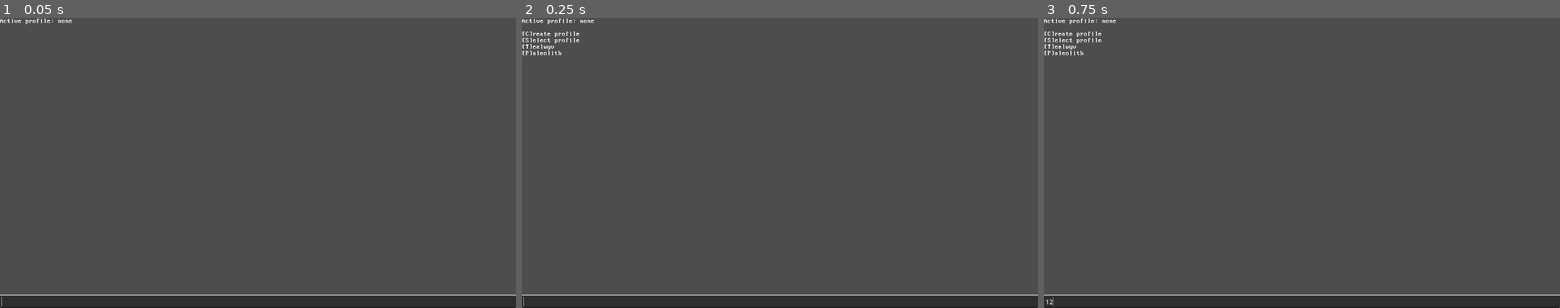
Above: before the commit, frames 1-3 (left to right).
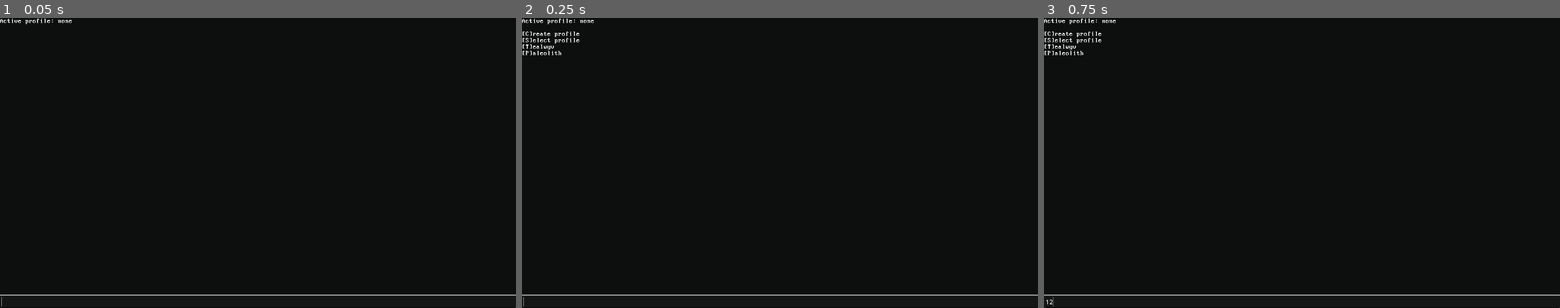
Above: after the commit, the same moments.

Repository: muraglim/proto-arch
Game: Godot game, scene res://core/main.tscn
The game is run twice, just before and just after one commit, with the same random seed, the same clock (stepped at 60 frames per second) and the same inputs.
Inputs (mouse positions are in pixels of both pictures, inside the frame that each line leads up to):
- Up to frame 1 (0.05 s): no input
- Up to frame 2 (0.25 s): no input
- Up to frame 3 (0.75 s): click (1302, 302) at 0.52 s; type "12" at 0.6 s

The runs differ from the first frame. In frame 1, 99% of the frame differs, in the area x 0-100%, y 0-100%; in frame 2, 99%; in frame 3, 99%.

Commit message:
feat(paleolith): asset animation skeleton
add frame-cycling animation to overlay Channel on flint gather success.
animation sequencing lives in PaleolithMedium via Tween, consistent
with existing typewriter pattern. Channel unchanged.

- PaleolithMedium: show_animated_overlay(), _kill_animation_tween(),
  animation_complete signal
- PaleolithHubLens: GATHER_ANIMATING state blocks input during animation;
  transitions to GATHER_RESULT on animation_complete
- dep_ledger: wire animation_complete -> _on_animation_complete
- PaleolithAssetLedger: flint_animation_frames stub (3 placeholder frames)

deferred: perception-gated frame count, variable cadence, quality tier
frame selection, full ledger population with generated asset variants.

Diff:
--- a/channels/console_channel.gd
+++ b/channels/console_channel.gd
@@ -4,10 +4,16 @@
 @onready var output: RichTextLabel = $MarginContainer/VBoxContainer/Output
 @onready var input: LineEdit = $MarginContainer/VBoxContainer/Input
 @onready var overlay_layer: CanvasLayer = $OverlayLayer
-@onready var overlay_label: Label = $OverlayLayer/OverlayPanel/CenterContainer/OverlayLabel
+@onready var overlay_label: RichTextLabel = $OverlayLayer/OverlayPanel/CenterContainer/OverlayLabel
 
 func channel_init() -> void:
+	if not is_node_ready():
+		await ready
 	set_anchors_and_offsets_preset(Control.PRESET_FULL_RECT)
+	var font_uid = Firm.get_value("uid_ledger", "perfect_dos_vga_437")
+	var font = load(font_uid)
+	overlay_label.add_theme_font_override("font", font)
+	overlay_label.add_theme_font_size_override("font_size", 6)
 	input.grab_focus()
 	input.text_submitted.connect(_on_text_submitted)
 
--- a/channels/console_channel.tscn
+++ b/channels/console_channel.tscn
@@ -51,7 +51,13 @@
 grow_horizontal = 2
 grow_vertical = 2
 
-[node name="OverlayLabel" type="Label" parent="OverlayLayer/OverlayPanel/CenterContainer" unique_id=1837808770]
+[node name="OverlayLabel" type="RichTextLabel" parent="OverlayLayer/OverlayPanel/CenterContainer" unique_id=700532320]
 layout_mode = 2
-theme_override_fonts/font = ExtResource("3_l6l33")
-theme_override_font_sizes/font_size = 8
+theme_override_fonts/normal_font = ExtResource("3_l6l33")
+theme_override_fonts/mono_font = ExtResource("3_l6l33")
+theme_override_font_sizes/normal_font_size = 10
+theme_override_font_sizes/mono_font_size = 10
+bbcode_enabled = true
+fit_content = true
+scroll_active = false
+autowrap_mode = 0
--- a/ledgers/dep_ledger.gd
+++ b/ledgers/dep_ledger.gd
@@ -213,6 +213,7 @@
 				"wires": [
 					{"case": "call", "method": "set_channel", "target": "console_channel"},
 					{"case": "call", "source": "self", "method": "set_medium", "target": "paleolith_medium"},
+					{"case": "signal", "signal": "animation_complete", "target": "self", "method": "_on_animation_complete"},
 				]
 			},
 			{
--- a/ledgers/paleolith/paleolith_asset_ledger.gd
+++ b/ledgers/paleolith/paleolith_asset_ledger.gd
@@ -5,46 +5,47 @@
 	data = {
 		"flints": [
 			{
-				"id": "flint_1",
+				"id": "flint_3",
 				"text": """
-                         ░░░
-                      ░░░▒▒▒▒▒
-                     ░░▒▒▒▓▓▓▓▓▒▒
-                  ░░░▒▒▓▓▓▓▓▓▓▓▓▓▒
-                ░░░▒▒▓▓▓▓▓▓▓▓▓▓▓▒
-              ░░░░▒▓▓▓▓▓▓▓▓▓▓▓▒
-             ░░░░▒▓▓▓▓▓▓▓▓▓▓▓▒
-           ░░░░░▒▓▓▓▒▒▓▓▓▓▓░░
-          ░░░░░▒▒▓▓▓▓▓▓▓▒░░
-         ░░░░▒▒▓▓▓▓▓▓▓▓▓▓▓▒▒▒
-        ░░░░▒▒▓▓▓▓▓▓▓▓▓▓▒▒▒▒▒
-       ░░░▒▒▒▓▓▓▓▓▓▓▓▓▓▓▒▒░▒▒▒
-      ░░░▒▒▓▓▓▓▓▓▓▓▓▓▒▒▒▒▒░▒▒▒▒░
-     ░░▒▓▒░▒▓▓▓▓▓▓▓▓▓▒▒▒▒▒▒▒▒▒░
-      ░▒▒▒▒▒▓▓▓▓▓▓▒▒▒▒▒▒▒▒░
-            ░▒▒▒▒▒▒▒▒▒▒▒▒
-                 ░░░░░
-"""
-			},
-			{
-				"id": "flint_2",
-				"text": """
-           ▒▒▒▒▒▒▒▒▒▒▒▒▒▒
-      ▒▒▒▒▒▒▒▒▒▒▒▒▒▒▒▒▒▒▒▒▒▒▒▒▒
-   ▒▒▒▒▒▒▒▒▒▒▒▒▒▒▒▒▒▒▒▒▒▒▒▒▒▒▒▒▒▒▒▒▒▒
-  ▒▒▒▒▒▓▓▓▓▓▓▓▓▓▓▓▓▒▒▒▒▒▒▒▒▒▒▒▒▒▒░▒▒▒▒▒
- ▒▒▒▒▓▓▓▓▓▓▓▓▒▓▓▓▓▓▓▓▒▒▒▒▒▒▒▒▒▒░▒▒▒░▒▒▒
-▒▒▒▓▓▓▓▓▓▓▓▓▓▓▓▓▓▓▓▒▓▒▒░▒░▒░▒░▒▒░▒▒▒▒▒▒
- ▒▓▓▓▓▓▓▓▓▓▓▓▓▓▓▓▓▓▓▒▒▒▒▒▒▒▒▒▒▒▒▒▒▒▒▒▒
-    ▒▒▓▓▓▓▓▓▓▓▓▓▓▓▓▓▓▒▒▒▒▒▒▒▒▒▒▒▒▒▒▒▒▒
-       ▒▓▒▓▓▓▓▓▓▓▓▒▓▓▒▒▒▒▒▒▒▒░▒░▒▒▒▒▒▒
-        ▓▓▓▒▓▓▓▓▓▓▓▓▓▒▒▒░▒▒▒▒▒▒▒▒▒▒▒▒
-         ▒▓▓▓▓▓▓▓▓▓▓▒▒░▒▒▒░▒░▒░▒▒▒▒
-           ▒▓▓▓▓▓▓▓▒▒▒▒▓▓▓▓▓▓▓▓▒▒▒
-             ▒▓▓▓▓▒▒▓▓▓▓▓▓▓▓▓▓▒
-              ▒▓▓▒▓▓▓▓▒▒▒▓▒▒▒
-                     ▒▒▒▒▒▒
+                           ≈[color=#e1cdab]≈[/color][color=#dbd4b7]≈[/color][color=#b6b0a0]≠≠[/color]
+                         ∞[color=#e6d2a4]≈[/color][color=#dbc296]≈[/color][color=#d3cbb4]≈[/color][color=#b6a793]≠[/color][color=#97917a]=[/color][color=#89867e]=÷[/color]
+                        [color=#e8e1c1]≈[/color][color=#d2be91]≠[/color][color=#ccc193]≠[/color][color=#dfd5bd]≈[/color][color=#b8ae9a]≠[/color][color=#968f7d]=[/color][color=#7a7869]÷[/color][color=#6b6758]÷[/color][color=#6a6657]÷[/color][color=#7c7b72]÷≠[/color]
+                       [color=#ece9d6]≈[/color][color=#d0ba8d]≠[/color][color=#e0cda4]≈[/color][color=#d0c3b1]≈[/color][color=#b0ab96]≠[/color][color=#928e7d]=[/color][color=#7d786c]÷[/color][color=#6e695b]÷[/color][color=#767163]÷[/color][color=#686252]×[/color][color=#63614f]×[/color][color=#5a5643]×[/color][color=#88877e]÷[/color]
+                      [color=#f1f5dd]∞[/color][color=#dbca97]≈[/color][color=#cebe93]≠[/color][color=#d0c3a7]≠[/color][color=#b1a993]≠[/color][color=#928c7c]=[/color][color=#797468]÷[/color][color=#6e6b61]÷[/color][color=#716c60]÷[/color][color=#615c50]÷[/color][color=#5e5548]×[/color][color=#605f56]×[/color][color=#544d42]×[/color][color=#4b4a34]×[/color][color=#838279]÷≠[/color]
+                    ∞∞[color=#d5b782]≠[/color][color=#c6b58f]≠[/color][color=#e3dcbf]≈[/color][color=#bdb9a4]≠[/color][color=#8f8878]÷[/color][color=#797264]÷[/color][color=#777067]÷[/color][color=#5d534b]×[/color][color=#615a4f]×[/color][color=#655d52]×[/color][color=#767465]×[/color][color=#5e5e50]÷[/color][color=#656457]×[/color][color=#514e46]-[/color][color=#393930]-[/color][color=#3a3b34]-[/color][color=#9a9a98]÷[/color]
+                   ∞[color=#f3ddb9]≈[/color][color=#cfba84]≠[/color][color=#d1bd8f]≠[/color][color=#c4bfa8]≠[/color][color=#97917c]=[/color][color=#857f6d]÷[/color][color=#686252]÷[/color][color=#635e52]÷[/color][color=#636055]÷[/color][color=#626257]÷[/color][color=#69695e]÷[/color][color=#5b5b50]×[/color][color=#5f5e53]×[/color][color=#525148]×[/color][color=#3c3b32]-[/color][color=#313028]-[/color][color=#4d4e47]-[/color][color=#32332c]-[/color][color=#3f3e3a]-[/color][color=#a2a39e]÷[/color]
+                 ∞[color=#dcd0b4]≈[/color][color=#dbcf9d]≈[/color][color=#c6b07f]≠[/color][color=#e5d6b4]≈[/color][color=#bcbea4]≠[/color][color=#8d907f]÷[/color][color=#7e7f6e]÷[/color][color=#a2a393]=[/color][color=#625f54]÷[/color][color=#66635b]÷[/color][color=#565349]×[/color][color=#5e5c4f]÷[/color][color=#5d5b4c]×[/color][color=#4f4c42]×[/color][color=#47473e]-[/color][color=#67665d]-[/color][color=#3f3e36]-[/color][color=#585750]-[/color][color=#302f2b]-[/color][color=#44423e]×[/color][color=#35342b]-[/color][color=#4f5049]×[/color]
+               ∞[color=#ede9c8]∞[/color][color=#e8d2b3]≈[/color][color=#e2cf9f]≠[/color][color=#c5b079]≠[/color][color=#c0b899]≠[/color][color=#c6bea8]≠[/color][color=#8b8678]÷[/color][color=#787969]÷[/color][color=#6d6d5d]÷÷[/color][color=#666359]÷[/color][color=#5e5b53]×[/color][color=#4e4a42]×[/color][color=#565347]×[/color][color=#5f5d4e]×[/color][color=#4b493e]-[/color][color=#35342d]-[/color][color=#34362e]-[/color][color=#3a3b34]-[/color][color=#3e3d36]-[/color][color=#3d3c35]-[/color][color=#53544d]÷[/color][color=#8c8c88]÷[/color]
+              ∞[color=#e6d7b5]≈[/color][color=#d6c290]≈[/color][color=#cfbd91]≠[/color][color=#beac7e]≠[/color][color=#e5d9c0]≠[/color][color=#aaa78f]≠[/color][color=#9b9985]÷[/color][color=#777266]÷[/color][color=#6e6c5f]÷[/color][color=#656457]÷[/color][color=#626255]×[/color][color=#58584a]÷[/color][color=#5b5b4e]×[/color][color=#626257]×[/color][color=#625f54]×[/color][color=#5a5a4e]×[/color][color=#535249]-[/color][color=#3e3f36]-[/color][color=#33342d]-[/color][color=#363730]-[/color][color=#393832]-[/color][color=#454541]××[/color]
+             ∞[color=#e2cfac]≈[/color][color=#d6bd96]≠[/color][color=#e2d1a9]≠[/color][color=#d8c082]≠[/color][color=#d2c7ab]≈[/color][color=#b0ab94]=[/color][color=#818171]÷[/color][color=#7a7a6a]÷[/color][color=#817f70]÷[/color][color=#716f5f]÷[/color][color=#6a6858]÷[/color][color=#6c6a5b]÷[/color][color=#545144]×[/color][color=#59594b]×[/color][color=#46483a]×[/color][color=#3f4135]-[/color][color=#44433a]-[/color][color=#3e3d36]-[/color][color=#504e48]-[/color][color=#3f4039]-[/color][color=#3f4037]×[/color][color=#3f3e38]-[/color]
+            ∞[color=#c5b280]≠[/color][color=#d6bc87]≠[/color][color=#d4b788]≠[/color][color=#d2b475]≠[/color][color=#ead9b3]∞[/color][color=#b3ad98]÷[/color][color=#8b8575]÷[/color][color=#737162]÷[/color][color=#757364]÷[/color][color=#6b685c]÷[/color][color=#5d5a4e]×[/color][color=#6b685c]×[/color][color=#5c5849]×[/color][color=#524d3f]-[/color][color=#565445]-[/color][color=#424138]-[/color][color=#3f3e3a]-[/color][color=#3b3935]-[/color][color=#393832]-[/color][color=#393a33]-[/color][color=#4f5049]-[/color][color=#62635c]×[/color]
+           ∞[color=#e0d1af]≠[/color][color=#d5caa0]≈[/color][color=#e3ca90]≠[/color][color=#dfb777]≠[/color][color=#d0c4ab]≠[/color][color=#c1b9a5]≠[/color][color=#8d8b7b]÷[/color][color=#6a6657]÷[/color][color=#676256]÷[/color][color=#656155]×[/color][color=#555247]×[/color][color=#656258]÷[/color][color=#5a5a4e]×[/color][color=#5f5f51]×[/color][color=#38352a]-[/color][color=#36352e]-[/color][color=#383731]-[/color][color=#32342a]-[/color][color=#3b3d35]-[/color][color=#3f4039]-[/color][color=#42443c]-[/color][color=#565752]×[/color][color=#72736e]÷[/color]
+           ≈[color=#d6c091]≠[/color][color=#d8c59e]≈[/color][color=#e1d7b6]≈[/color][color=#e2d9bc]≈[/color][color=#bdb39d]=[/color][color=#8a8471]÷[/color][color=#737064]÷[/color][color=#645f53]×[/color][color=#615c50]×[/color][color=#615b52]÷[/color][color=#5e5b51]×[/color][color=#5f5c52]×[/color][color=#5f5e53]×[/color][color=#434237]-[/color][color=#5f5e55]-[/color][color=#383731]-[/color][color=#42403a]-[/color][color=#41423b]-[/color][color=#363730]-[/color][color=#41423b]×[/color][color=#3e3f38]×[/color][color=#555651]+[/color]
+         ∞[color=#f6e8cd]≈[/color][color=#e7d8a9]≈[/color][color=#e2d1a9]≠[/color][color=#e7d2aa]≠[/color][color=#eddfc9]≈[/color][color=#c9c2ab]≠[/color][color=#9a917d]÷[/color][color=#787463]÷[/color][color=#625f52]÷[/color][color=#635e52]÷[/color][color=#575249]×[/color][color=#5b584d]×[/color][color=#5d5a4e]÷[/color][color=#524c43]÷[/color][color=#504d43]-[/color][color=#45443b]-[/color][color=#696862]-[/color][color=#3f3e38]-[/color][color=#44433c]-[/color][color=#4e4d49]-[/color][color=#44443f]-[/color][color=#73746d]×[/color]
+        ≈[color=#d8c494]≠[/color][color=#e3cd9e]≠[/color][color=#d5c491]≈[/color][color=#dbcaa4]≈[/color][color=#c8b98a]≈[/color][color=#cbbca6]≠[/color][color=#aba38f]=[/color][color=#757062]÷[/color][color=#6c6557]×[/color][color=#6c685a]×[/color][color=#646155]×[/color][color=#525347]×[/color][color=#5b584b]×[/color][color=#7d7966]÷[/color][color=#5a5645]-[/color][color=#424138]-[/color][color=#3f3e38]-[/color][color=#44433a]×[/color][color=#47493d]-[/color][color=#3a3d37]×[/color][color=#63675a]÷[/color][color=#7e8074]-[/color]
+       ∞[color=#d8ca9f]≠[/color][color=#dac291]≠[/color][color=#dbc594]≠[/color][color=#c8b17e]≠[/color][color=#decd9d]≈[/color][color=#cbbe99]≠[/color][color=#aea790]=[/color][color=#898776]÷[/color][color=#6f6d60]÷[/color][color=#635e54]×[/color][color=#666453]×[/color][color=#5b584b]×[/color][color=#5b5a52]×[/color][color=#555343]×[/color][color=#393725]-[/color][color=#3b3830]-[/color][color=#3a3b34]-[/color][color=#515143]×[/color][color=#515047]÷[/color][color=#484a40]=[/color][color=#898d85]÷[/color][color=#a4a79f]÷[/color][color=#585956]÷[/color]
+       [color=#e0d1a4]≈[/color][color=#e0c696]≈[/color][color=#d2ba87]≠[/color][color=#c4ac79]≠[/color][color=#d5bd8d]≠[/color][color=#c3b58e]≠[/color][color=#dbcdb2]=[/color][color=#8b8573]÷[/color][color=#7a776b]÷[/color][color=#5a5a4c]×[/color][color=#666359]÷[/color][color=#656258]×[/color][color=#5c5a4a]×[/color][color=#4b4a38]×[/color][color=#514f40]×[/color][color=#393a2a]-[/color][color=#2d2d1d]-[/color][color=#5a5a4c]-[/color][color=#666453]×[/color][color=#68675e]-[/color][color=#8c8d86]×[/color][color=#6f7069]×[/color][color=#565750]-÷≠[/color]
+      ∞[color=#dbcfa8]≈[/color][color=#dbc79e]≠[/color][color=#cbb884]≈[/color][color=#d1bd91]≈[/color][color=#e5d2b2]≈[/color][color=#cbc8ae]≠[/color][color=#9e9b88]÷[/color][color=#737160]÷[/color][color=#6d6b5c]÷[/color][color=#625e56]×[/color][color=#5d5a50]÷[/color][color=#5c594e]×[/color][color=#59564e]×[/color][color=#5b5a52]×[/color][color=#54534b]×[/color][color=#37362d]-[/color][color=#3f3e36]-[/color][color=#3c392f]-[/color][color=#464336]-[/color][color=#393832]-[/color][color=#474745]-[/color][color=#4a4942]-[/color][color=#313126]-[/color][color=#454539]-÷≠[/color]
+      [color=#e9e0cf]≈[/color][color=#d3bb7f]≠[/color][color=#dcc387]≈[/color][color=#c5ab7d]≠[/color][color=#d5c7a3]≠[/color][color=#b1aa8d]≠[/color][color=#938f7c]÷[/color][color=#7b7968]÷[/color][color=#6f6a5c]÷[/color][color=#635e52]÷[/color][color=#5f5d59]×[/color][color=#67665d]×[/color][color=#5d5a4e]×[/color][color=#625f52]×[/color][color=#504e3f]×[/color][color=#59594b]×[/color][color=#3f3e3a]-[/color][color=#6e6c68]-[/color][color=#47473e]-[/color][color=#5a5854]×[/color][color=#4e4e43]-[/color][color=#464541]-[/color][color=#404035]-[/color][color=#4a473d]×[/color][color=#55514d]×[/color][color=#635f4e]×[/color][color=#b0b1aa]÷[/color]
+     ∞[color=#e7dab7]≈[/color][color=#e3d2ae]≈[/color][color=#ddce9d]≈[/color][color=#dbccad]≈[/color][color=#b7b397]≠[/color][color=#abaa93]=[/color][color=#837e6e]÷[/color][color=#6f6a5c]÷[/color][color=#686355]×[/color][color=#615c50]×[/color][color=#5c5c53]×[/color][color=#5f5e53]×[/color][color=#58584a]×[/color][color=#4d4d40]×[/color][color=#525244]×[/color][color=#4d4d42]-[/color][color=#313229]-[/color][color=#292a21]-[/color][color=#3f4039]-[/color][color=#55574b]-[/color][color=#3e3e30]-[/color][color=#4a4844]×[/color][color=#525244]×[/color][color=#565349]×[/color][color=#56534b]×[/color][color=#5b5648]×[/color][color=#6d6a60]÷[/color]
+     [color=#f1e9d3]∞[/color][color=#ddcfb4]≈[/color][color=#dcd2ac]≈[/color][color=#e3daab]≈[/color][color=#cccba9]≠[/color][color=#b7b49a]≠[/color][color=#8b8573]=[/color][color=#736f63]÷[/color][color=#666457]×[/color][color=#5b584b]×[/color][color=#5b584d]×[/color][color=#5e5a57]-[/color][color=#4e4c3c]×[/color][color=#545048]×[/color][color=#5b5751]×[/color][color=#494542]-[/color][color=#37362d]-[/color][color=#3f3e36]-[/color][color=#4b4a41]-[/color][color=#4a4940]-[/color][color=#5a5a4c]-[/color][color=#474640]-[/color][color=#4b4a3f]×[/color][color=#55554c]×[/color][color=#57564b]×[/color][color=#58574c]×[/color][color=#545144]×[/color][color=#888680]×[/color]
+    ≈[color=#ddd2b1]≈[/color][color=#deceaf]≈[/color][color=#dedab7]≈[/color][color=#d3ceb5]≠[/color][color=#bab5ae]≠[/color][color=#a7a596]=[/color][color=#8e8a7b]÷[/color][color=#777266]÷[/color][color=#605e51]÷[/color][color=#5c594e]×[/color][color=#4a483b]-[/color][color=#4a473f]×[/color][color=#5a544d]×[/color][color=#52513f]-[/color][color=#464338]-[/color][color=#332f2a]-[/color][color=#31302a]-[/color][color=#313028]-[/color][color=#2e2d24]-[/color][color=#38382d]-[/color][color=#454539]-[/color][color=#4d4c44]×[/color][color=#55554c]×[/color][color=#58574e]×[/color][color=#57564b]÷×[/color][color=#5a5a4c]×[/color][color=#515143]÷=[/color]
+   [color=#f3eadb]≈[/color][color=#e3d6ad]≠[/color][color=#e1c998]≈[/color][color=#f0e2c7]≈[/color][color=#d5d2ba]≈[/color][color=#b8b4a1]≠[/color][color=#9c998c]=[/color][color=#8f8c80]÷[/color][color=#888579]÷[/color][color=#676556]÷[/color][color=#615d4c]×[/color][color=#494535]-[/color][color=#4b4638]×[/color][color=#544f45]×[/color][color=#555142]×[/color][color=#434230]-[/color][color=#343127]-[/color][color=#27261f]-[/color][color=#3d3e36]-[/color][color=#2d2f25]-[/color][color=#2f3027]-[/color][color=#3e3e30]-[/color][color=#3b3a2f]-[/color][color=#504f46]×[/color][color=#525148]×[/color][color=#717269]×[/color][color=#c4c5bc]=[/color][color=#5f5e53]÷[/color][color=#5e5e50]=[/color][color=#5d5f55]÷÷÷[/color]
+  ∞[color=#e0d098]≠[/color][color=#d1ba75]≠[/color][color=#d8c592]≈[/color][color=#dedabb]≠[/color][color=#c4c0ad]=[/color][color=#afab9a]÷[/color][color=#807e6e]÷[/color][color=#7a7869]÷[/color][color=#747263]÷[/color][color=#6f6a5c]÷[/color][color=#605c4b]×[/color][color=#474535]×[/color][color=#443e35]×[/color][color=#625d51]×[/color][color=#544e40]×[/color][color=#3d3730]-[/color][color=#2e2b23]-[/color][color=#322e29]-[/color][color=#333229]-[/color][color=#35342b]-[/color][color=#393930]-[/color][color=#47473a]×[/color][color=#454537]-[/color][color=#4a493e]-[/color][color=#5a5c50]×[/color][color=#71726b]÷[/color][color=#8d8e89]=[/color][color=#afafab]≠[/color][color=#8c8b87]÷[/color][color=#605f54]÷[/color][color=#66655c]÷[/color][color=#8d8c86]÷=[/color]
+  [color=#f4e7c7]≈[/color][color=#e2cd96]≈[/color][color=#dbc596]≈[/color][color=#e6d9c9]=[/color][color=#a09b8d]÷[/color][color=#777360]×[/color][color=#686451]×[/color][color=#686659]×[/color][color=#5b5b4e]×[/color][color=#6a6a5d]÷[/color][color=#636053]×[/color][color=#5e5c4d]÷[/color][color=#656356]×[/color][color=#525043]×[/color][color=#525041]×[/color][color=#595748]÷[/color][color=#2d2a20]-[/color][color=#3c3931]--[/color][color=#3f3e36]-[/color][color=#49463c]-[/color][color=#57544a]×[/color][color=#5e5c4f]×[/color][color=#434335]×[/color][color=#515143]××[/color][color=#60614e]×[/color][color=#898a85]÷[/color][color=#8e8f8a]÷[/color][color=#57564d]÷[/color][color=#676561]÷[/color][color=#6e6b63]÷[/color][color=#66655c]÷[/color][color=#8f8b7c]÷=[/color]
+≈≠[color=#e9d398]≠[/color][color=#e4d3b0]≠[/color][color=#d6cdc0]÷[/color][color=#6d6d5d]÷[/color][color=#686753]÷[/color][color=#605c49]÷[/color][color=#5a5643]×[/color][color=#565347]×[/color][color=#575749]××[/color][color=#5d5a50]×[/color][color=#625f54]÷[/color][color=#5b584d]÷[/color][color=#605e51]×[/color][color=#5b5648]×[/color][color=#6f6a5c]-[/color][color=#413c30]-[/color][color=#3e392d]-[/color][color=#545146]-[/color][color=#423f35]×[/color][color=#505042]÷[/color][color=#525244]×[/color][color=#565445]÷[/color][color=#5d5b4c]×[/color][color=#514f40]×[/color][color=#544f41]×[/color][color=#5c5847]×[/color][color=#acac9e]×[/color][color=#7a7a6a]÷[/color][color=#6e6c5d]×[/color][color=#5d5b4a]÷[/color][color=#676350]÷[/color][color=#706a5a]÷[/color][color=#8d8e7e]÷[/color]
+≈[color=#cdab65]≠[/color][color=#dac197]≠[/color][color=#bcb59e]÷[/color][color=#6e6f5c]÷[/color][color=#868777]÷[/color][color=#5b5947]≠[/color][color=#86826f]=[/color][color=#696552]=[/color][color=#585649]×[/color][color=#514f42]×[/color][color=#5c594c]÷[/color][color=#58554b]×[/color][color=#6c695f]÷[/color][color=#656356]×[/color][color=#595748]×[/color][color=#665f51]×[/color][color=#494537]-[/color][color=#424031]-[/color][color=#4a4839]×[/color][color=#514f42]-[/color][color=#4b4b3d]×[/color][color=#5e5e4e]×[/color][color=#686858]×[/color][color=#7a7869]×[/color][color=#595748]÷[/color][color=#504c3c]÷[/color][color=#524e3b]×[/color][color=#54503f]-[/color][color=#595446]×[/color][color=#5c5a48]÷[/color][color=#4b463a]×[/color][color=#6b685e]-[/color]
+[color=#dad2bb]≈[/color][color=#cec8a8]≠[/color][color=#beb9a2]÷[/color][color=#7d7767]÷[/color][color=#747462]=[/color][color=#8f8d7c]=[/color][color=#a69f8f]=[/color][color=#a49e87]÷[/color][color=#97917a]÷[/color][color=#625c4c]÷[/color][color=#6a655b]-[/color][color=#6a675c]×[/color][color=#63614f]×[/color][color=#656352]×[/color][color=#5a5645]×[/color][color=#605b4d]×[/color][color=#504738]-[/color][color=#494738]×[/color][color=#464737]-[/color][color=#4d4e3e]×[/color][color=#4c4c3e]×[/color][color=#58584a]×[/color][color=#5c5c4f]××[/color][color=#5f5d50]×[/color][color=#686659]÷[/color][color=#686755]×[/color][color=#6d6c56]×[/color][color=#504e3d]÷[/color][color=#5d5c48]÷[/color][color=#646251]-[/color]
+     [color=#89846a]=[/color][color=#9f9881]=[/color][color=#8c876e]÷[/color][color=#8a856b]×[/color][color=#524c38]÷[/color][color=#474334]÷[/color][color=#4d4a3d]×[/color][color=#504e3d]×[/color][color=#5b5746]-[/color][color=#5d5948]×[/color][color=#524e3d]-[/color][color=#4e4a3b]-[/color][color=#514f40]-[/color][color=#4b4b3b]×[/color][color=#505342]×[/color][color=#545746]×[/color][color=#59594b]×[/color][color=#5b5b4e]÷[/color][color=#5c5c4f]×[/color][color=#5f5f4f]÷[/color][color=#626353]×[/color][color=#5f5d4c]÷÷[/color][color=#6a6856]÷[/color]
+        [color=#524d41]÷[/color][color=#777362]÷[/color][color=#57543e]÷[/color][color=#615c45]÷[/color][color=#5a5442]÷[/color][color=#4e4c3c]÷[/color][color=#4d4e3a]÷[/color][color=#4b4b3b]×[/color][color=#444539]÷[/color][color=#46463b]×[/color][color=#545648]×[/color][color=#545746]×[/color][color=#585b4a]÷[/color][color=#5e5e50]×[/color][color=#5f5f51]÷[/color][color=#5e5e4e]×[/color][color=#606050]÷[/color][color=#616151]÷÷[/color][color=#6b6957]×[/color]
+           [color=#696650]÷[/color][color=#716953]÷[/color][color=#848167]÷[/color][color=#666551]÷[/color][color=#605e51]÷[/color][color=#6a6a5f]÷[/color][color=#68675e]÷[/color][color=#606050]÷[/color][color=#606052]÷[/color][color=#626255]÷[/color][color=#616153]÷[/color][color=#676759]÷[/color][color=#626353]÷[/color][color=#696a57]÷[/color][color=#656352]×[/color][color=#636452]÷÷[/color]
+              [color=#707063]=[/color][color=#90917c]=[/color][color=#757663]÷[/color][color=#737267]÷[/color][color=#717262]÷[/color][color=#6c6b60]÷[/color][color=#6e6d62]÷[/color][color=#6f6f61]=[/color][color=#6e6e60]÷[/color][color=#666453]=[/color][color=#5f5d4e]÷[/color][color=#5b5744]-[/color]
 """
 			},
 		],
+		"flint_animation_frames": [
+	"[color=#2a2a2a]≈≈≈  [stub: underexposed]  ≈≈≈[/color]",
+	"[color=#666666]≠≠≠  [stub: mid exposure]  ≠≠≠[/color]",
+	"[color=#cccccc]∞∞∞  [stub: exposed]  ∞∞∞[/color]",
+		],
 	}
--- a/ledgers/paleolith/paleolith_ledger.gd
+++ b/ledgers/paleolith/paleolith_ledger.gd
@@ -11,7 +11,7 @@
 
 		# fire
 		"fire_duration": 3.0,
-		"fire_base_success_rate": 0.65,
+		"fire_base_success_rate": 1,
 
 		"weather_table": [
 			{"weather": "clear",    "weight": 40.0, "temp_modifier":   5.0},
@@ -44,7 +44,7 @@
 		"gather_duration_scrubland": 2.0,
 		"gather_base_success_rate": 0.6,
 		# caps live here until upgrade mechanics warrant moving them to paleolith_store
-		"flint_cap": 10,
+		"flint_cap": 1000,
 		"tinder_cap": 5,
 
 		# typewriter dispatch — keyed by compose context_key, fallback to "default"
--- a/lenses/paleolith/paleolith_hub_lens.gd
+++ b/lenses/paleolith/paleolith_hub_lens.gd
@@ -6,6 +6,7 @@
 enum HubState {
 	HUB,
 	GATHERING,
+	GATHER_ANIMATING,
 	GATHER_RESULT,
 	FIRE_ATTEMPT,
 	FIRE_RESULT,
@@ -52,7 +53,7 @@
 	match state:
 		HubState.HUB:
 			_handle_hub(text.strip_edges().to_lower())
-		HubState.GATHERING, HubState.FIRE_ATTEMPT:
+		HubState.GATHERING, HubState.FIRE_ATTEMPT, HubState.GATHER_ANIMATING:
 			pass
 		HubState.GATHER_RESULT, HubState.FIRE_RESULT:
 			_handle_continue()
@@ -105,13 +106,16 @@
 		_request_compose()
 
 func _on_gather_succeeded(location: String, new_count: int) -> void:
-	state = HubState.GATHER_RESULT
 	var is_flint: bool = location == "riverbank"
 	var key: String = "paleolith_gather_success_flint" if is_flint else "paleolith_gather_success_tinder"
 	var cap: int = Firm.get_value("paleolith_ledger", "flint_cap" if is_flint else "tinder_cap")
 	_medium.compose(key, {"count": new_count, "cap": cap})
 	if is_flint:
-		_medium.show_overlay("flints")
+		state = HubState.GATHER_ANIMATING
+		var frames: Array = Firm.get_value("paleolith_asset_ledger", "flint_animation_frames", [])
+		_medium.show_animated_overlay(frames)
+	else:
+		state = HubState.GATHER_RESULT
 
 func _on_gather_failed(location: String) -> void:
 	state = HubState.GATHER_RESULT
@@ -128,6 +132,10 @@
 
 func _on_deity_revealed(deity: Dictionary) -> void:
 	_pending_deity = deity
+
+func _on_animation_complete() -> void:
+	if state != HubState.GATHER_ANIMATING: return
+	state = HubState.GATHER_RESULT
 
 func _request_compose() -> void:
 	if Guard.is_null_or_empty(_medium, name + ":_request_compose"): return
--- a/mediums/paleolith/paleolith_medium.gd
+++ b/mediums/paleolith/paleolith_medium.gd
@@ -3,9 +3,13 @@
 
 var _channel: ConsoleChannel = null
 var _type_tween: Tween = null
+var _animation_tween: Tween = null
+
+signal animation_complete
 
 func geist_shutdown() -> void:
 	_kill_tween()
+	_kill_animation_tween()
 	_log("geist_shutdown(): offline.")
 
 func set_channel(channel: ConsoleChannel) -> void:
@@ -32,6 +36,25 @@
 	if Guard.is_null_or_empty(_channel, name + ":hide_overlay"): return
 	_channel.hide_overlay()
 
+func show_animated_overlay(frames: Array, interval: float = 0.6) -> void:
+	if Guard.is_null_or_empty(_channel, name + ":show_animated_overlay"): return
+	_kill_animation_tween()
+	if frames.is_empty():
+		animation_complete.emit()
+		return
+	_channel.show_overlay(frames[0])
+	_animation_tween = create_tween()
+	for i in range(1, frames.size()):
+		_animation_tween.tween_interval(interval)
+		_animation_tween.tween_callback(_channel.show_overlay.bind(frames[i]))
+	_animation_tween.tween_interval(interval)
+	_animation_tween.tween_callback(func(): animation_complete.emit())
+
+func _kill_animation_tween() -> void:
+	if _animation_tween != null and _animation_tween.is_valid():
+		_animation_tween.kill()
+	_animation_tween = null
+
 func _get_typewriter_config(context_key: String) -> Dictionary:
 	var configs: Dictionary = Firm.get_value("paleolith_ledger", "typewriter_configs", {})
 	if configs.has(context_key):
--- a/project.godot
+++ b/project.godot
@@ -48,3 +48,4 @@
 [rendering]
 
 rendering_device/driver.windows="d3d12"
+environment/defaults/default_clear_color=Color(0.050980393, 0.05882353, 0.05882353, 1)
